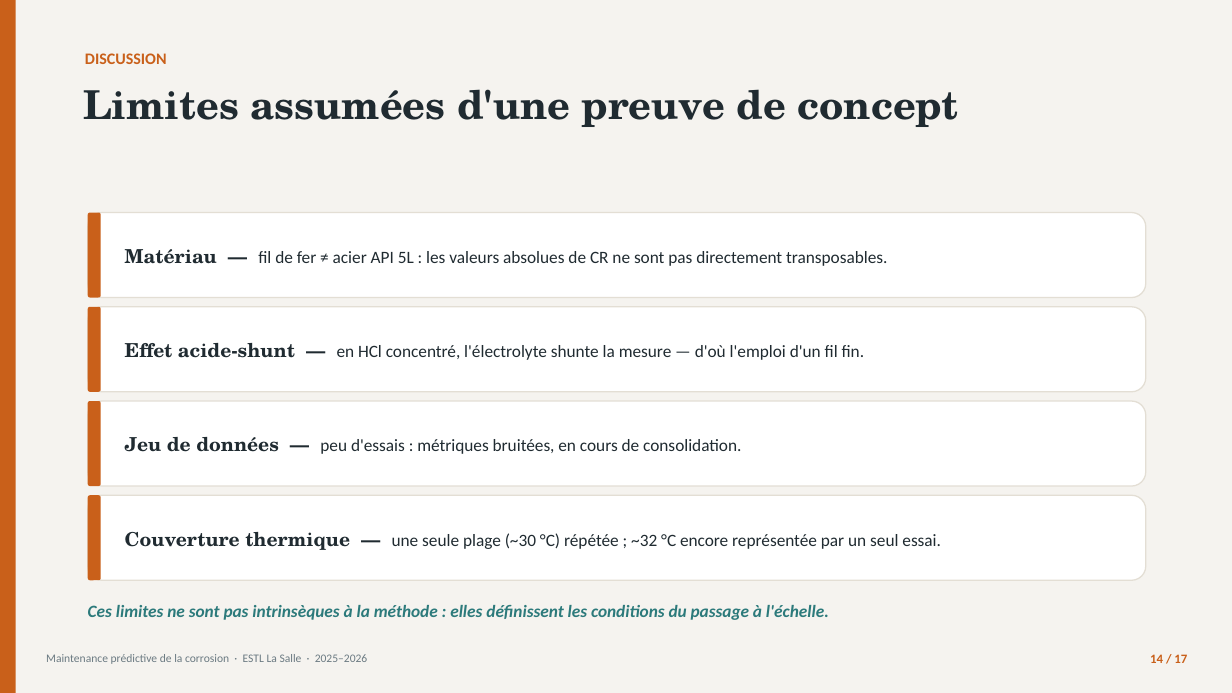
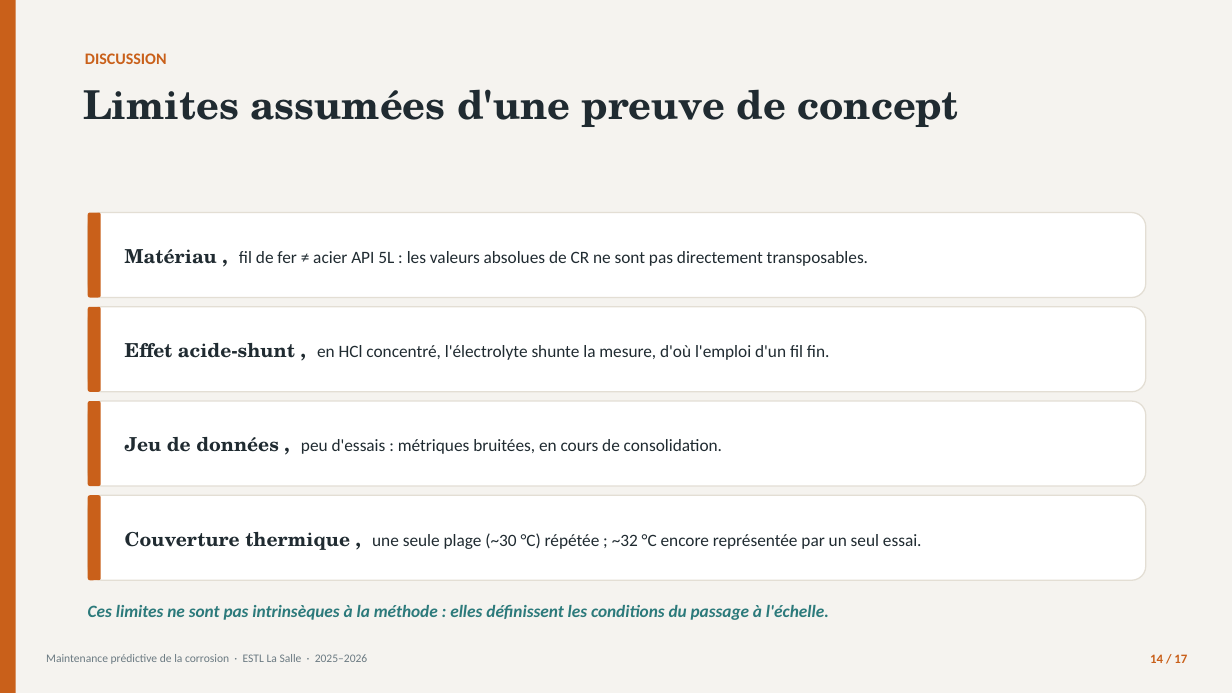
Before and after one commit to londola13/predictive-maintenance-corrosion, a slide deck: slide 14 of soutenance/Soutenance_Corrosion_BATOUMBI.pptx. Drawn at 1232x693 pixels with LibreOffice and Linux fonts; fonts in the diff are those of the drawing. Boxes give left, top, right and bottom in pixels: in the first picture for what was removed or moved away, otherwise in the second. Text is boxed around its words. In the diff, an @@ line names an element or a change of style, - is before the commit and + after.

```diff
--- a/soutenance/Soutenance_Corrosion_BATOUMBI.pptx
+++ b/soutenance/Soutenance_Corrosion_BATOUMBI.pptx
@@ text at (x1=125, y1=249, x2=868, y2=266): text changed @@
-Matériau — fil de fer ≠ acier API 5L : les valeurs absolues de CR ne sont pas directement transposables.
+Matériau , fil de fer ≠ acier API 5L : les valeurs absolues de CR ne sont pas directement transposables.
@@ text at (x1=125, y1=343, x2=830, y2=360): text changed @@
-Effet acide-shunt — en HCl concentré, l'électrolyte shunte la mesure — d'où l'emploi d'un fil fin.
+Effet acide-shunt , en HCl concentré, l'électrolyte shunte la mesure, d'où l'emploi d'un fil fin.
@@ text at (x1=125, y1=437, x2=722, y2=454): text changed @@
-Jeu de données — peu d'essais : métriques bruitées, en cours de consolidation.
+Jeu de données , peu d'essais : métriques bruitées, en cours de consolidation.
@@ text at (x1=125, y1=532, x2=922, y2=550): text changed @@
-Couverture thermique — une seule plage (~30 °C) répétée ; ~32 °C encore représentée par un seul essai.
+Couverture thermique , une seule plage (~30 °C) répétée ; ~32 °C encore représentée par un seul essai.
```
Also in this commit, not shown: 11 other slides changed, 2 other files.
